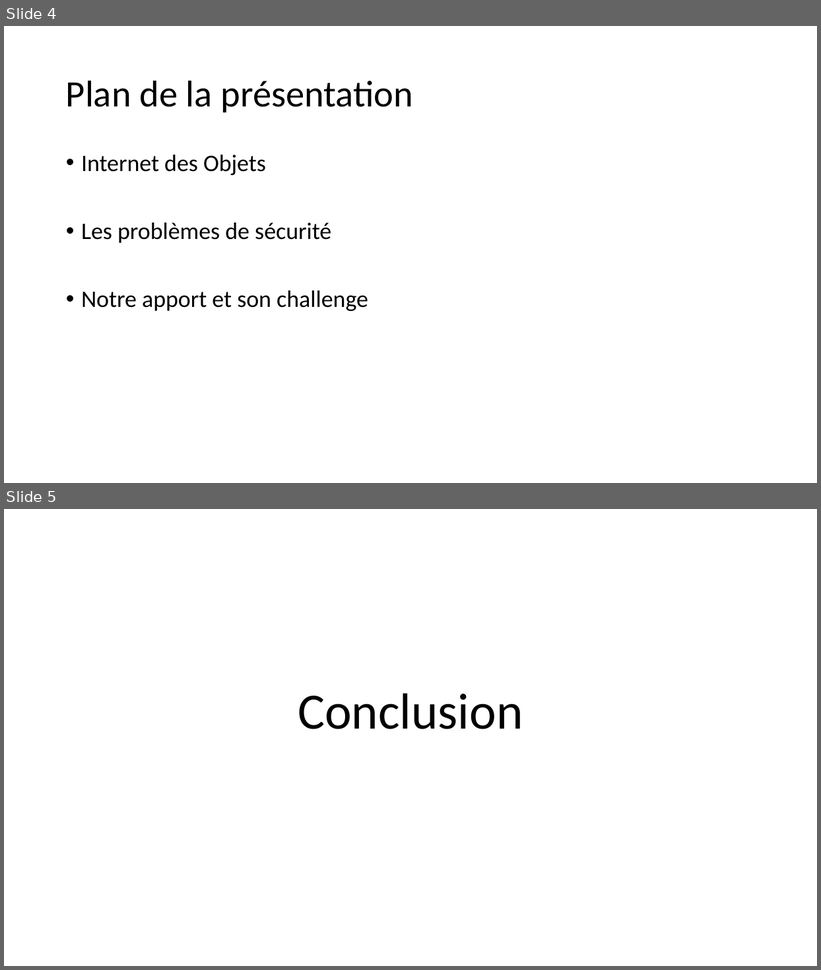
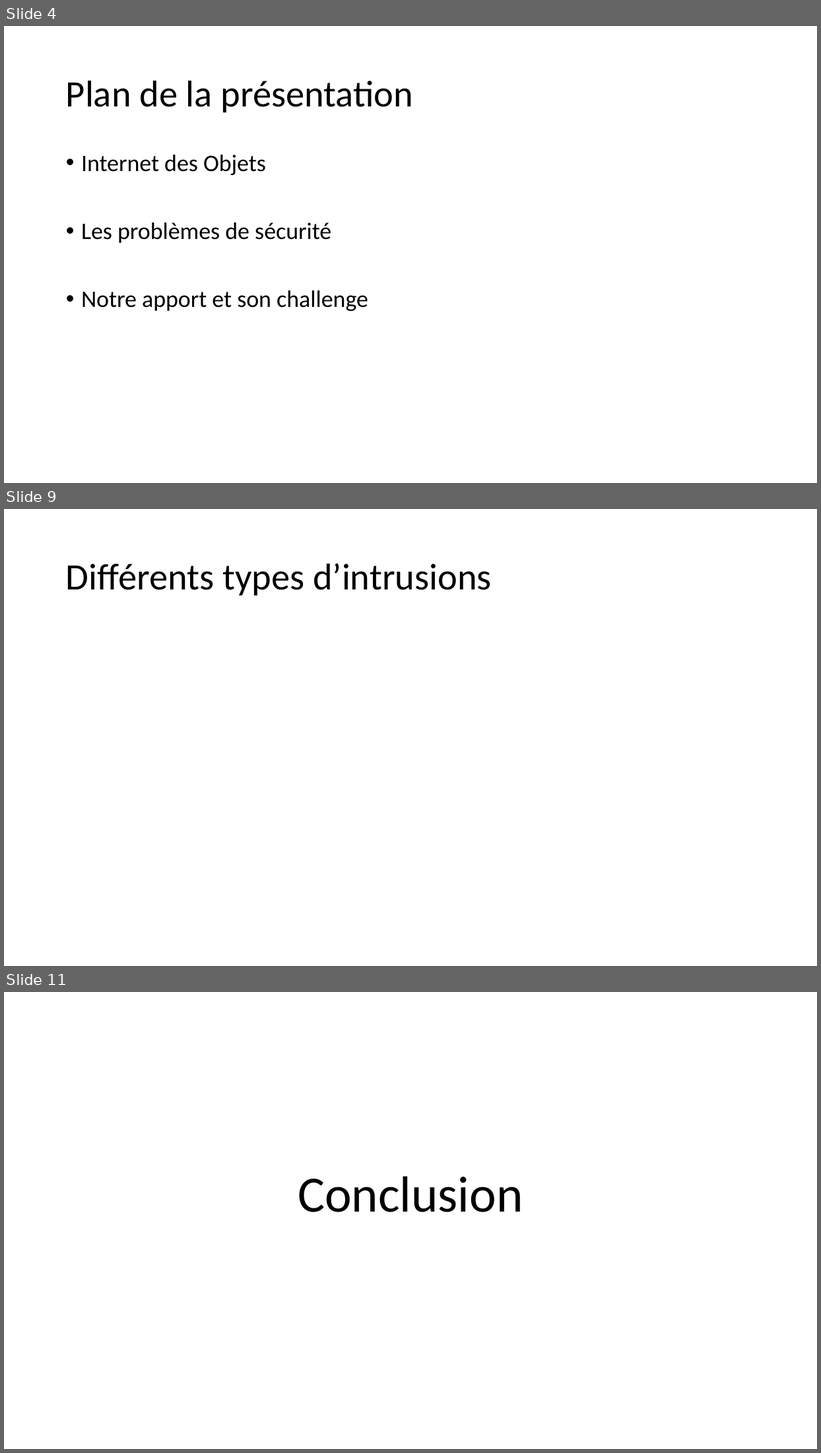
Before and after one commit to SquierDotQn/6lp-sniffer, a slide deck: Présentation1.odp. Shown one above the other, each under a label of ours: slides 4 and 5 before the commit, slides 4, 9 and 11 after it; the slides between them are not shown. The pictures are 821x970 and 821x1453 pixels, drawn with LibreOffice and Linux fonts; fonts in the diff are those of the drawing; background and template pictures are left out. Boxes give left, top, right and bottom in pixels: in the first picture for what was removed or moved away, otherwise in the second. Text is boxed around its words. In the diff, an @@ line names an element or a change of style, - is before the commit and + after.

```diff
--- a/Présentation1.odp
+++ b/Présentation1.odp
@@ slide 9 added at bbox=[4, 509, 817, 966], background #FFFFFF @@
@@ title added at bbox=[66, 563, 492, 595], 44 pt, text #000000 @@
+Différents types d’intrusions
@@ what was slide 5 is now slide 11 @@
```
Also in this commit, not shown: 5 other slides added.
